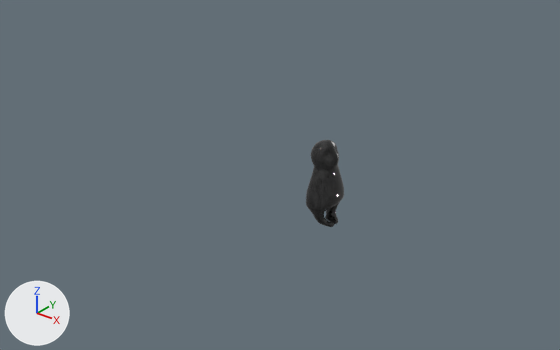
An edit to the FBX model ImporterExporterFBXexporter/FBXexporter/enemy_small.fbx, drawn before and after from the same camera.
Before and after are seen from a 50 mm camera at (0.1296, -0.0857, 0.0584) aimed at (0.0578, 0.004, 0.0027). Every picture has the same lights, and +X, +Y and +Z are marked at lower left.

Names of what the first picture shows: 'enemy_small'.
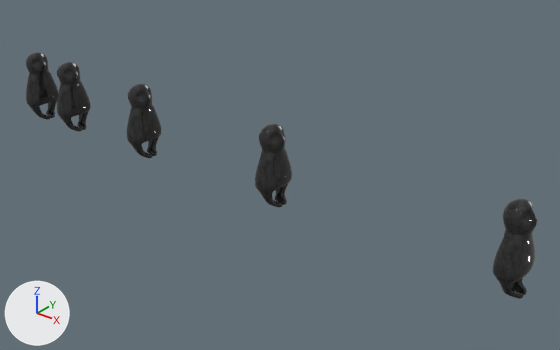
Changed parts and their boxes [x1, y1, x2, y2] in the pictures (560 x 350 px):
'enemy_small', moved: before [306, 140, 344, 227]; after [26, 52, 59, 120]
'thing4', added (black): after [493, 199, 537, 299]
'thing3', added (black): after [255, 124, 292, 207]
'thing2', added (black): after [126, 84, 162, 158]
'thing1', added (black): after [57, 62, 91, 132]

Diff of the bpy script that builds the scene:
```diff
--- a/ImporterExporterFBXexporter/FBXexporter/enemy_small.fbx.py
+++ b/ImporterExporterFBXexporter/FBXexporter/enemy_small.fbx.py
@@ ob_enemy_small @@
 ob_enemy_small = bpy.data.objects.new('enemy_small', me_mesh)
-ob_enemy_small.location = (0.07, 0.0, 0.0)
+ob_enemy_small.location = (0.0, 0.0, 0.0)
 ob_enemy_small.rotation_euler = (1.571, 0.0, 0.0)  # degrees (90, 0, 0)
@@ ob_thing1 @@
+ob_thing1 = bpy.data.objects.new('thing1', me_mesh)
+ob_thing1.parent = ob_enemy_small
+ob_thing1.location = (1.0, 0.0, 0.0)
@@ ob_thing4 @@
+ob_thing4 = bpy.data.objects.new('thing4', me_mesh)
+ob_thing4.parent = ob_thing3
+ob_thing4.location = (4.0, 0.0, 0.0)
@@ ob_thing3 @@
+ob_thing3 = bpy.data.objects.new('thing3', me_mesh)
+ob_thing3.parent = ob_thing2
+ob_thing3.location = (3.0, 0.0, 0.0)
@@ ob_thing2 @@
+ob_thing2 = bpy.data.objects.new('thing2', me_mesh)
+ob_thing2.parent = ob_thing1
+ob_thing2.location = (2.0, 0.0, 0.0)
```
